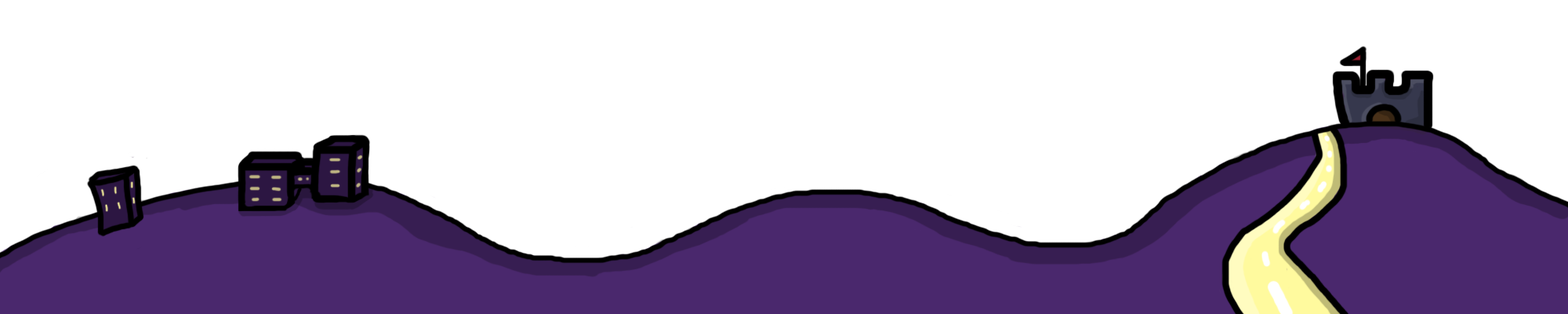
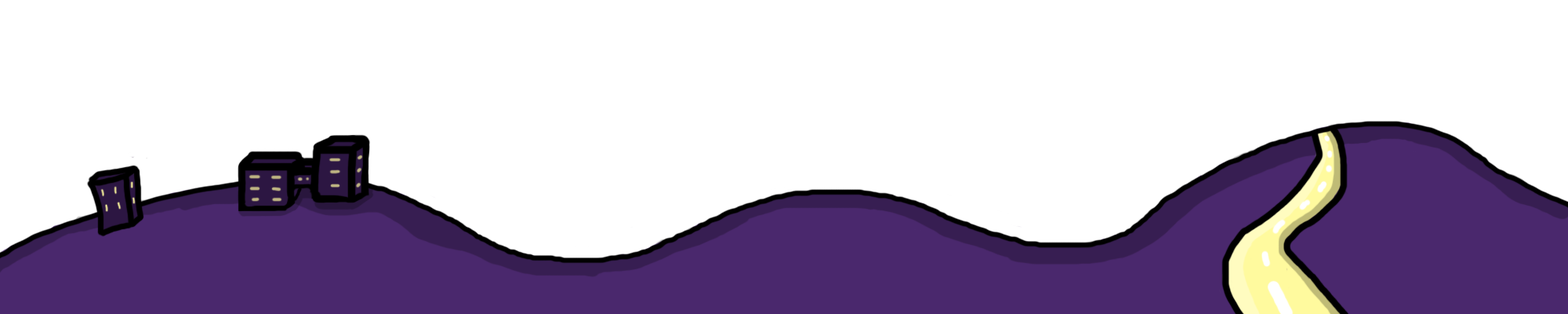
Layered file, before and after one edit (1568 x 314). Changes by layer:
hid group "castle" (11 layers) over [43, 45, 1434, 249]
